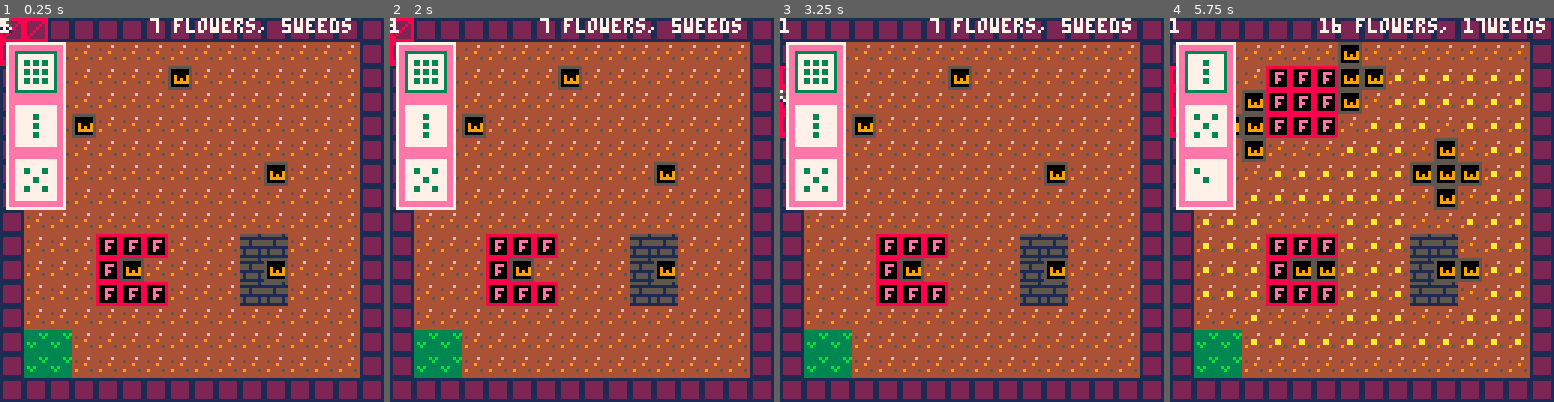
Above: before the commit, frames 1-4 (left to right).
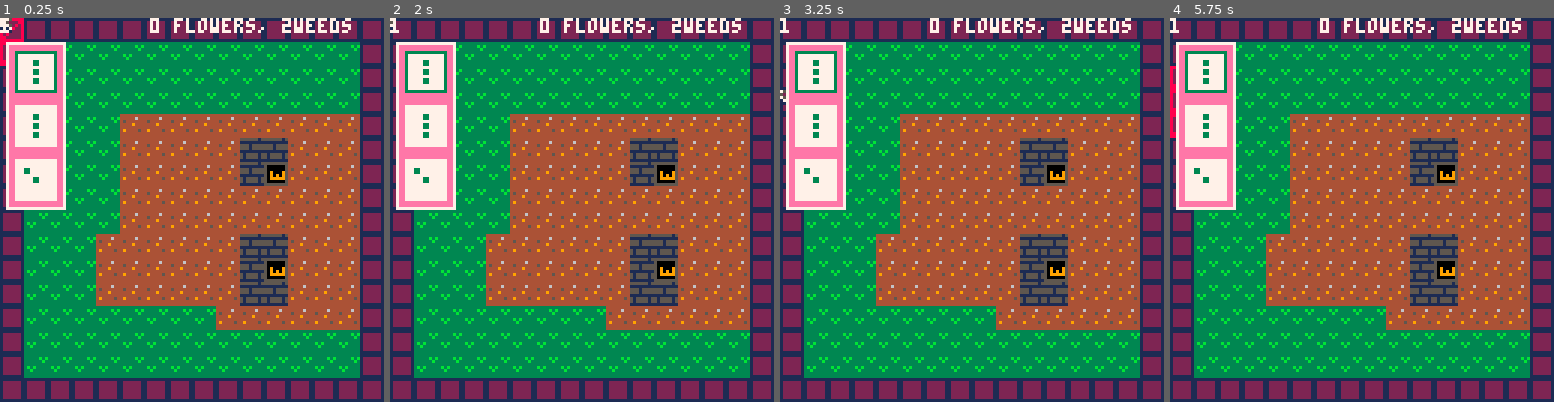
Above: after the commit, the same moments.

Repository: etrizzo/pico8
Game: PICO-8 cartridge SIJ2019/sij2019.p8
Two runs of this game, one before a commit and one after it. Both use one fixed random seed, a clock stepped at 60 frames per second and the inputs below.
Inputs:
- Up to frame 1 (0.25 s): no input
- Up to frame 2 (2 s): tap O (Z key) at 0.33, 0.7, 1.43 s; tap X (X key) at 1.07 s; hold Left from 1.97 s (still down)
- Up to frame 3 (3.25 s): tap X (X key) every 0.33 s from 2.07 to 3.07 s; tap O (Z key) at 2.22, 3.1 s; release Left at 2.37 s; hold Down 2.42-2.82 s; hold Right from 2.87 s (still down)
- Up to frame 4 (5.75 s): tap X (X key) every 0.33 s from 3.4 to 5.73 s; release Right at 3.53 s; hold Up 3.58-4.08 s; tap O (Z key) at 3.98, 4.87 s; hold Right 4.13-4.53 s; hold Down 4.58-5.08 s; hold Left from 5.13 s (still down)

The runs differ from the first frame. In frame 1, 40% of the frame differs, in the area x 6-94%, y 0-94%; in frame 2, 40%; in frame 3, 40%; in frame 4, 44%, in the area x 6-98%, y 0-94%.

Commit message:
victory l00ps

Diff:
--- a/SIJ2019/sij2019.p8
+++ b/SIJ2019/sij2019.p8
@@ -34,6 +34,7 @@
 
 g_currentlevel = 1;
 g_levelresults = {};
+g_startoflevel = false;
 
 debugvalidtiles = {};
 
@@ -66,7 +67,11 @@
 -- these use an index into g_possibleFlowers
 g_levels =
 {
-    { 5, 1, 2, 3}
+    {1, 1, 3, 2, 3, 5, 2},
+    -- {1, 4, 3, 3, 2, 3, 2},
+    -- {1, 4, 3, 5, 2, 3, 2},
+    -- {1, 4, 3, 5, 3, 3, 2},
+    -- {1, 4, 3, 5, 2, 3, 2}
 }
 
 --------------------------------------------------------------------------
@@ -80,17 +85,27 @@
 function startup()
     setglobals()
     getalltheweedsinlevel()
-    startoflevel()
-end
-
---------------------------------------------------------------------------
-function startoflevel()
+    startoflevel(false)
+end
+
+--------------------------------------------------------------------------
+function startoflevel(didwin)
     g_hidecursor = false
-
+    if (didwin) then
+        g_currentlevel+=1;
+    else
+        reload(0x2000, 0x2000, 0x1000);
+    end
     g_currentpieceindex = 1;
     level = g_levels[g_currentlevel]
     g_currentflower.tiles = g_possibleFlowers[level[g_currentpieceindex]]
     g_amoutofpiecesforlevel = #level
+
+    playstate = "playing";
+
+    getalltheweedsinlevel();
+    g_startoflevel = true;
+
 end
 
 --------------------------------------------------------------------------
@@ -100,15 +115,18 @@
     calculatedeltaseconds()
     camera(camerax, cameray)
 
-    if(gamestate == "attract") attractupdate();
-    if(gamestate == "playing") playingupdate();
-    if(gamestate == "victory") victoryupdate();
+    if(gamestate == "attract") then attractupdate();
+    elseif(gamestate == "playing") then playingupdate();
+    elseif(gamestate == "victory") then victoryupdate();
+    end
+    if (g_startoflevel) g_startoflevel = false;
 end
 
 --------------------------------------------------------------------------
 function attractupdate()
-    if btnp(4) then
+    if (btnp(4) or btnp(5)) then
         gamestate = "playing";
+        startup();
     end
 end
 
@@ -119,6 +137,9 @@
 
 --------------------------------------------------------------------------
 function victoryupdate()
+    if (btnp(4) or btnp(5)) then
+        gamestate = "attract";
+    end
 end
 
 --------------------------------------------------------------------------
@@ -130,7 +151,7 @@
 
 function handleplayinginput()
     handlecursorinput();
-    if (btnp(4) or btnp(5)) then
+    if ((btnp(4) or btnp(5)) and (not g_startoflevel)) then
 	    tryplaceflower();
 
         if(g_canplant) then
@@ -141,7 +162,17 @@
 
 function handlelevelcompleteinput()
     if (btnp(4) or btnp(5)) then
-        movecameratonextmap();
+        if (g_levelscore.flowercount > g_levelscore.weedcount) then
+            if (g_currentlevel >= #g_levels) then
+                gamestate = "victory";
+            else
+                movecameratonextmap();
+                startoflevel(true);
+            end
+        else
+            startoflevel(false);
+        end
+
     end
 end
 
@@ -173,7 +204,7 @@
     end
 
     -- count weeds & flowers
-    local levelscore = {
+    g_levelscore = {
         flowercount = 0;
         weedcount = 0;
     }
@@ -185,9 +216,9 @@
             local tileposx, tileposy = gettileposfromworldpos(posx,posy)
             spriteindex = gettilesprite(tileposx, tileposy);
             if (isflower(spriteindex)) then
-                levelscore.flowercount+=1;
+                g_levelscore.flowercount+=1;
             elseif (isweed(spriteindex)) then
-                levelscore.weedcount+=1;
+                g_levelscore.weedcount+=1;
             end
 
             posx += 8
@@ -195,7 +226,9 @@
         posy += 8
         posx = camerax;
     end
-    g_levelresults[g_currentlevel] = levelscore;
+    if (g_levelscore.flowercount > g_levelscore.weedcount) then
+        g_levelresults[g_currentlevel] = levelscore;
+    end
 end
 
 function debugprintcount()
@@ -378,8 +411,8 @@
     rectfillui(18, 18, 110, 72, 7); -- white border
     rectfillui(20, 20, 108, 70, 1); -- dark blue center
     printui("Level complete!", 30, 30, 7);
-    printui(g_levelresults[g_currentlevel].flowercount .. " flowers and ", 30, 40, 7);
-    printui(g_levelresults[g_currentlevel].weedcount .. " weeds!", 30, 50, 7);
+    printui(g_levelscore.flowercount .. " flowers and ", 30, 40, 7);
+    printui(g_levelscore.weedcount .. " weeds!", 30, 50, 7);
     printui("Press x!", 35, 60, 7);
 
 end
@@ -479,7 +512,7 @@
 
 --------------------------------------------------------------------------
 function victoryrender()
-    print(gamestate, 0, cameray);
+    printui("victory!!", 35, 45, 7);
 end
 
 --------------------------------------------------------------------------
@@ -571,12 +604,9 @@
         camerax = 0
         cameray += 128
     end
-    playstate = "playing";
     tilecursor.x = camerax;
     tilecursor.y = cameray;
-    g_currentlevel+=1;
     updatehovertile();
-    getalltheweedsinlevel();
 end
 
 --------------------------------------------------------------------------
@@ -783,20 +813,20 @@
 0000000000000000000000000000000000000000000000000000000000000000000000000000000000000000000000000000000000000000000000000000000000000000000000000000000000000000000000000000000000000000000000000000000000000000000000000000000000000000000000000000000000000000
 __map__
 0b0b0b0b0b0b0b0b0b0b0b0b0b0b0b0b0b0b0b0b0b0b0b0b0b0b0b0b0b0b0b0b0b0b0b0b0b0b0b0b0b0b0b0b0b0b0b0b0b0b0b0b0b0b0b0b0b0b0b0b0b0b0b0b0b0b0b0b0b0b0b0b0b0b0b0b0b0b0b0b0b0b0b0b0b0b0b0b0b0b0b0b0b0b0b000000000000000000000000000000000000000000000000000000000000000000
-0b05050505050505050505050505050b0b05050505050505050505050505050b0b05050505050505050505050505050b0b05050505050505050505050505050b0b05050505050505050505050505050b05050505050505050505050505050b000000000000000000000000000000000000000000000000000000000000000000
-0b05050505050501050505050505050b0b05050505050505050505050505050b0b05050505050505050505050505050b0b05050505050505050505050505050b0b05050505050505050505050505050b05050505050505010505050505050b000000000000000000000000000000000000000000000000000000000000000000
-0b05050505050505050505050505050b0b05050505050505050505050505050b0b05050505050505050505050505050b0b05050505050505050505050505050b0b05050505050505050505050505050b05050101010101010101050505050b000000000000000000000000000000000000000000000000000000000000000000
-0b05050105050505050505050505050b0b05050505050505050505050505050b0b05050505050505050505050505050b0b05050505050505050505050505050b0b05050505050505050505050505050b05050105050505050501010505050b000000000000000000000000000000000000000000000000000000000000000000
-0b05050505050505050505050505050b0b05050505050505050505050505050b0b05050505050505050505050505050b0b05050505050505050505050505050b0b05050505050505050505050505050b05010505010505050505010505050b000000000000000000000000000000000000000000000000000000000000000000
-0b05050505050505050505010505050b0b05050505050505050505050505050b0b05050505050505050505050505050b0b05050505050105010505050505050b0b05050505050505050505050505050b05010505010101010505010505050b000000000000000000000000000000000000000000000000000000000000000000
-0b05050505050505050505050505050b0b05050505050505050505050505050b0b05050505050505050505050505050b0b05050505050505050505050505050b0b05050505070707050505050505050b05010505010501010505010505050b000000000000000000000000000000000000000000000000000000000000000000
-0b05050505050505050505050505050b0b05050505050501050105050505050b0b05050505010501050105050505050b0b05050505050105010505050505050b0b05050505070105050505050505050b05010505010101010505010101050b000000000000000000000000000000000000000000000000000000000000000000
-0b05050503030305050507070505050b0b05050505050505050505050505050b0b05050505050505050505050505050b0b05050505050505050505050505050b0b05050505070707050505050505050b05010505050101010505050501050b000000000000000000000000000000000000000000000000000000000000000000
-0b05050503010505050507010505050b0b05050505050505050505050505050b0b05050505050505050505050505050b0b05050505050505050505050505050b0b05050505050505050505050505050b05010505050505050101050501050b000000000000000000000000000000000000000000000000000000000000000000
-0b05050503030305050507070505050b0b05050505050505050505050505050b0b05050505050505050505050505050b0b05050505050505050505050505050b0b05050505050505050505050505050b05050105050505050101050501050b000000000000000000000000000000000000000000000000000000000000000000
-0b05050505050505050505050505050b0b05050505050505050505050505050b0b05050505050505050505050505050b0b05050505050505050505050505050b0b05050505050505050505050505050b05050105050101010105050105050b000000000000000000000000000000000000000000000000000000000000000000
-0b09090505050505050505050505050b0b05050505050505050505050505050b0b05050505050505050505050505050b0b05050505050505050505050505050b0b05050505050505050505050505050b05050101010505050505010505050b000000000000000000000000000000000000000000000000000000000000000000
-0b09090505050505050505050505050b0b05050505050505050505050505050b0b05050505050505050505050505050b0b05050505050505050505050505050b0b05050505050505050505050505050b05050505050505050501010505050b000000000000000000000000000000000000000000000000000000000000000000
+0b09090909090909090909090909090b0b05050505050505050505050505050b0b05050505050505050505050505050b0b05050505050505050505050505050b0b05050505050505050505050505050b05050505050505050505050505050b000000000000000000000000000000000000000000000000000000000000000000
+0b09090909090909090909090909090b0b05050505050505050505050505050b0b05050505050505050505050505050b0b05050505050505050505050505050b0b05050505050505050505050505050b05050505050505050505050505050b000000000000000000000000000000000000000000000000000000000000000000
+0b09090909090909090909090909090b0b05050505050505050505050505050b0b05050505050505050505050505050b0b05050505050505050505050505050b0b05050505050505050505050505050b05050505050505050505050505050b000000000000000000000000000000000000000000000000000000000000000000
+0b09090909050505050505050505050b0b05050505050505050505050505050b0b05050505050505050505050505050b0b05050505050505050505050505050b0b05050505050505050505050505050b05050505050505050505050505050b000000000000000000000000000000000000000000000000000000000000000000
+0b09090909050505050507070505050b0b05050505050505050505050505050b0b05050505050505050505050505050b0b05050505070705070705050505050b0b05050505050505050505050505050b05050505050505050505050505050b000000000000000000000000000000000000000000000000000000000000000000
+0b09090909050505050507010505050b0b05050505050505050505050505050b0b05050505050505050505050505050b0b05050505070105010705050505050b0b05050505050505050505050505050b05050505050505050505050505050b000000000000000000000000000000000000000000000000000000000000000000
+0b09090909050505050505050505050b0b05050505050505050505050505050b0b05050507070707070707050505050b0b05050505050505050505050505050b0b05050505070707050505050505050b05050505050505050505050505050b000000000000000000000000000000000000000000000000000000000000000000
+0b09090909050505050505050505050b0b05050505050701050107050505050b0b05050507010501050107050505050b0b05050505070105010705050505050b0b05050505070105050505050505050b05050505050505050505050505050b000000000000000000000000000000000000000000000000000000000000000000
+0b09090905050505050507070505050b0b05050505050707070707050505050b0b05050505070505050705050505050b0b05050505070705070705050505050b0b05050505070707050505050505050b05050505050501050505050505050b000000000000000000000000000000000000000000000000000000000000000000
+0b09090905050505050507010505050b0b05050505050505050505050505050b0b05050505050505050505050505050b0b05050505050505050505050505050b0b05050505050505050505050505050b05050505050505050505050505050b000000000000000000000000000000000000000000000000000000000000000000
+0b09090905050505050507070505050b0b05050505050505050505050505050b0b05050505050505050505050505050b0b05050505050505050505050505050b0b05050505050505050505050505050b05050505050505050505050505050b000000000000000000000000000000000000000000000000000000000000000000
+0b09090909090909090505050505050b0b05050505050505050505050505050b0b05050505050505050505050505050b0b05050505050505050505050505050b0b05050505050505050505050505050b05050505050505050505050505050b000000000000000000000000000000000000000000000000000000000000000000
+0b09090909090909090909090909090b0b05050505050505050505050505050b0b05050505050505050505050505050b0b05050505050505050505050505050b0b05050505050505050505050505050b05050505050505050505050505050b000000000000000000000000000000000000000000000000000000000000000000
+0b09090909090909090909090909090b0b05050505050505050505050505050b0b05050505050505050505050505050b0b05050505050505050505050505050b0b05050505050505050505050505050b05050505050505050505050505050b000000000000000000000000000000000000000000000000000000000000000000
 0b0b0b0b0b0b0b0b0b0b0b0b0b0b0b0b0b0b0b0b0b0b0b0b0b0b0b0b0b0b0b0b0b0b0b0b0b0b0b0b0b0b0b0b0b0b0b0b0b0b0b0b0b0b0b0b0b0b0b0b0b0b0b0b0b0b0b0b0b0b0b0b0b0b0b0b0b0b0b0b0b0b0b0b0b0b0b0b0b0b0b0b0b0b0b000000000000000000000000000000000000000000000000000000000000000000
 0b0b0b0b0b0b0b0b0b0b0b0b0b0b0b0b0b000000000000000000000000000000000000000000000000000000000000000000000000000000000000000000000000000000000000000000000000000000000000000000000000000000000000000000000000000000000000000000000000000000000000000000000000000000
 0b00000000000000000000000000000b0b000000000000000000000000000000000000000000000000000000000000000000000000000000000000000000000000000000000000000000000000000000000000000000000000000000000000000000000000000000000000000000000000000000000000000000000000000000
